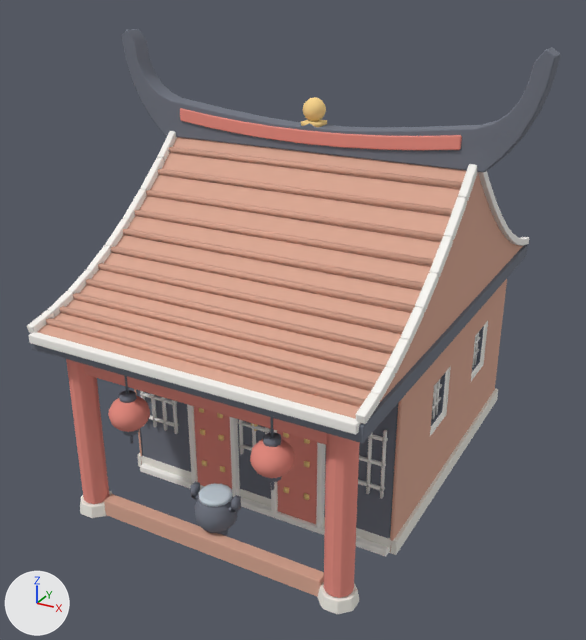
Two versions of the glTF model asset/models/temple.glb, one commit apart.
The view is the same before and after, from a camera (50 mm lens) standing at (9.72, -15.6, 13.66) and looking at (-0.19, 2.42, 4.65). The lights are fixed; the arrows at lower left show +X, +Y and +Z. The first picture is the older version. Vertices at exactly the same position are counted once.

The first picture shows 'main'.
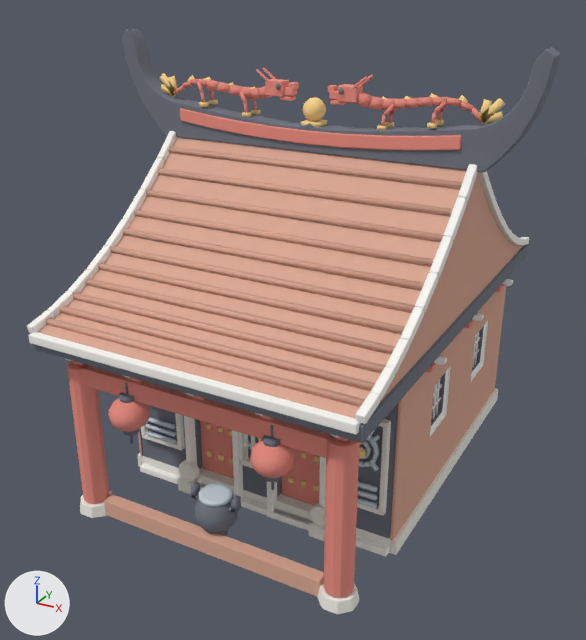
Edits to the scene script, one JSON object a line:
```json
{"block": "me_main", "where": "# used by ob_main; location = (0.0, 0.0, 0.0)"}
{"op": "remove", "block": "me_main", "code": "me_main.from_pydata(...)  # 4500 vertices, 8292 faces; spans x -5.89..5.89, y -3.22..9.62, z 0.0..11.98"}
{"op": "add", "block": "me_main", "code": "me_main.from_pydata(...)  # 8102 vertices, 14736 faces; spans x -5.89..5.89, y -3.22..9.62, z 0.0..11.98"}
{"block": "me_main", "change": "me_main part 1: a new loose piece, an 8-sided cylinder along z spanning x -0.29..-0.17, y -0.15..-0.03, z 1.55..3.45, in mat_walk (white #f2efe7)"}
{"block": "me_main", "change": "me_main part 2: a new loose piece, an 8-sided cylinder along z spanning x -0.33..-0.13, y -0.19..0.01, z 1.97..2.09, in mat_walk (white #f2efe7)"}
{"block": "me_main", "change": "me_main part 3: the loose piece of 24 vertices spanning x -2.05..-1.55, y -2.55..-2.05, z 4.95..5.21 is scaled about its middle by (1.13, 0.913, 1.63), then moved by (-0.28, 2.14, -4.88), in mat_walk (white #f2efe7)"}
{"block": "me_main", "change": "me_main part 4: the loose piece of 24 vertices spanning x 1.55..2.05, y -2.55..-2.05, z 4.95..5.21 is scaled about its middle by (1.13, 0.913, 1.63), then moved by (0.28, 2.14, -4.88), in mat_walk (white #f2efe7)"}
{"block": "me_main", "change": "me_main part 5: the loose piece of 24 vertices spanning x -1.9..-0.7, y -0.08..0.04, z 0.1..3.1 is scaled about its middle by (1.17, 1, 1.07), then moved by (0.0, 0.4, 0.12)"}
{"block": "me_main", "change": "me_main part 6: the loose piece of 24 vertices spanning x -3.8..3.8, y -2.5..-2.1, z 4.4..4.9 is rebuilt with 24 vertices and now spans x -3.8..3.8, y -2.5..-2.1, z 4.07..4.57"}
{"block": "me_main", "change": "me_main part 7: 48 loose pieces with 704 vertices, spanning x -4.3..4.3, y -2.45..8.2, z 0.93..5.57, are deleted"}
{"block": "me_main", "change": "me_main part 8: 488 vertices removed from x -4.3..4.3, y -2.64..7.75, z 0.1..5.21; 3682 vertices added at x -4.51..4.51, y -2.76..8.15, z 0.0..5.12"}
{"block": "me_main", "change": "me_main part 9: 752 vertices added at x -4.85..4.85, y 2.89..3.59, z 9.93..11.18"}
{"block": "me_main", "change": "other edits to the shape of me_main do not show in these pictures"}
```

Where the change shows, as pixel boxes (x1, y1, x2, y2) in the pictures (586 x 640 px; the box of a moved part takes in the faces that stretch with it):
```json
{"part": 1, "of": "me_main", "change": "added", "after": [243, 433, 249, 461]}
{"part": 2, "of": "me_main", "change": "added", "after": [242, 441, 250, 448]}
{"part": 3, "of": "me_main", "change": "moved or reshaped", "after": [178, 476, 202, 494], "on screen": "not visible before"}
{"part": 4, "of": "me_main", "change": "moved or reshaped", "after": [309, 521, 325, 541], "on screen": "not visible before"}
{"part": 5, "of": "me_main", "change": "moved or reshaped", "before": [194, 406, 232, 489], "after": [200, 421, 234, 479]}
{"part": 6, "of": "me_main", "change": "rebuilt", "before": [83, 364, 327, 445], "after": [72, 364, 350, 458]}
{"part": 7, "of": "me_main", "change": "deleted", "before": [140, 391, 388, 500], "on screen": "mostly hidden"}
{"part": 8, "of": "me_main", "change": "reshaped", "before": [66, 359, 360, 598], "after": [64, 279, 513, 598]}
{"part": 9, "of": "me_main", "change": "added", "after": [160, 68, 505, 130]}
```
